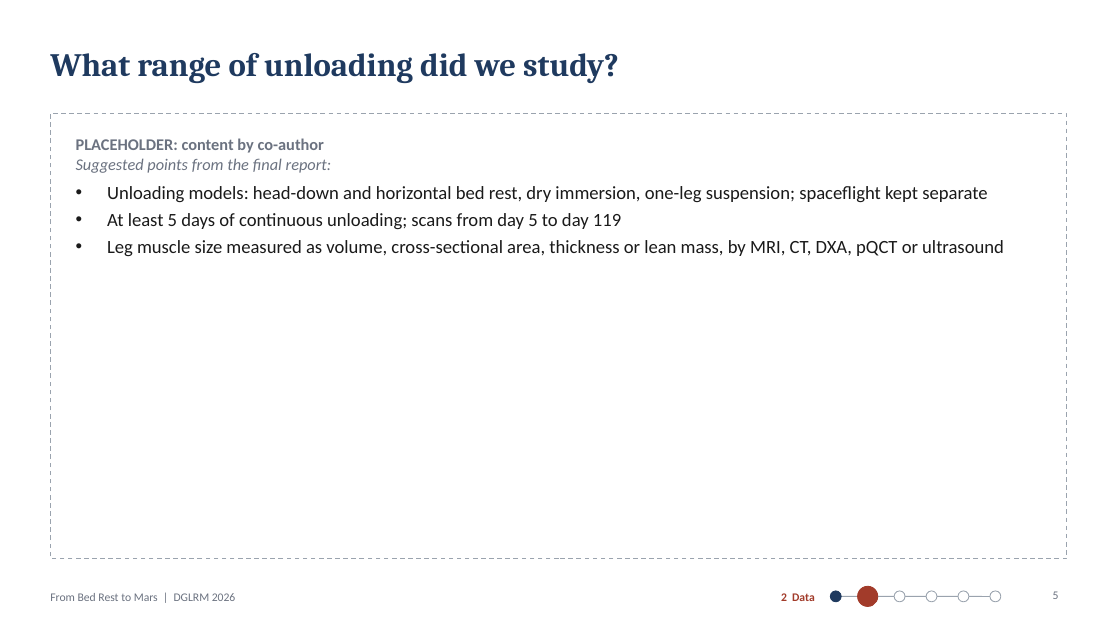
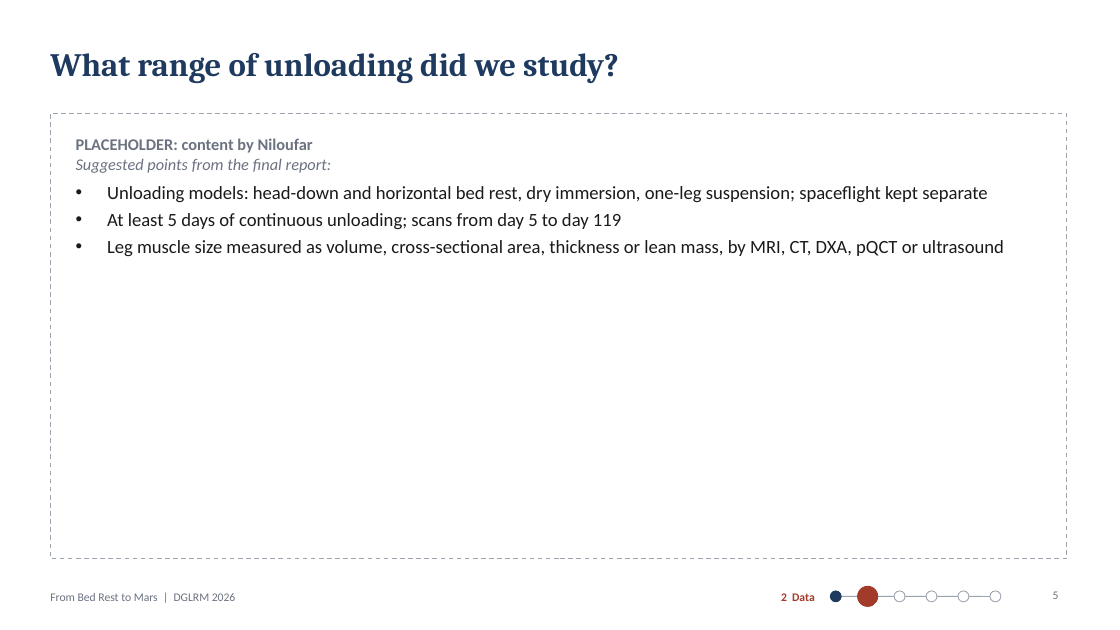
Before and after one commit to MiladBahariQaragoz/BedrestToMars, a slide deck: slide 5 of presentation/bed-rest-to-mars-talk.pptx. Drawn at 1120x630 pixels with LibreOffice and Linux fonts; fonts in the diff are those of the drawing. Boxes give left, top, right and bottom in pixels: in the first picture for what was removed or moved away, otherwise in the second. Text is boxed around its words. In the diff, an @@ line names an element or a change of style, - is before the commit and + after.

```diff
--- a/presentation/bed-rest-to-mars-talk.pptx
+++ b/presentation/bed-rest-to-mars-talk.pptx
@@ text at (76, 138, 313, 153): text changed @@
-PLACEHOLDER: content by co-author
+PLACEHOLDER: content by Niloufar
```
Also in this commit, not shown: 9 other slides changed, 3 other files.
